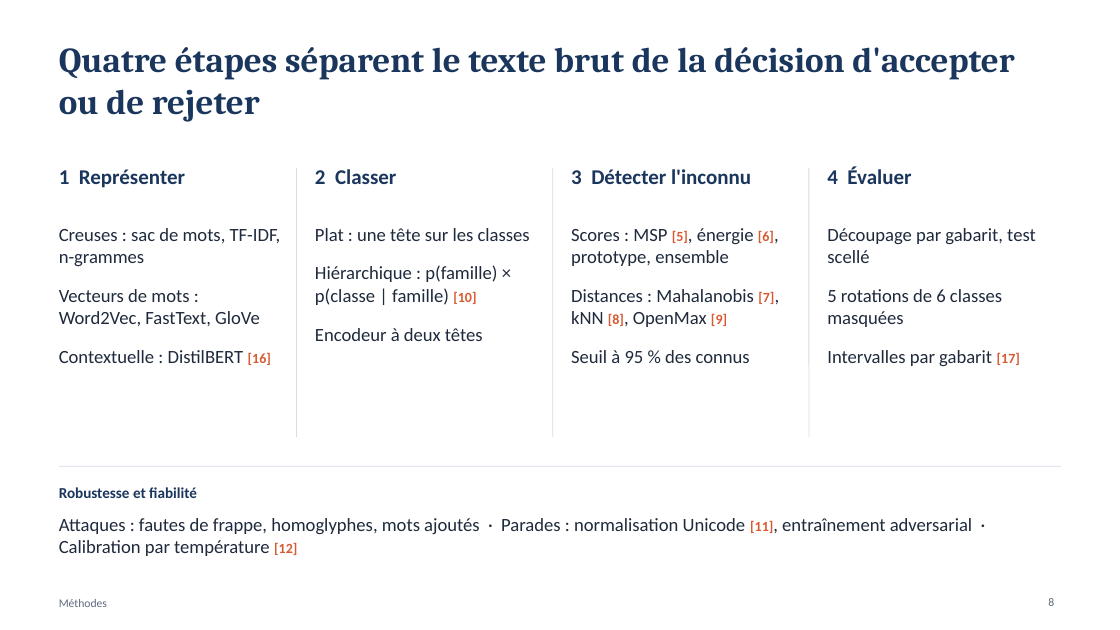
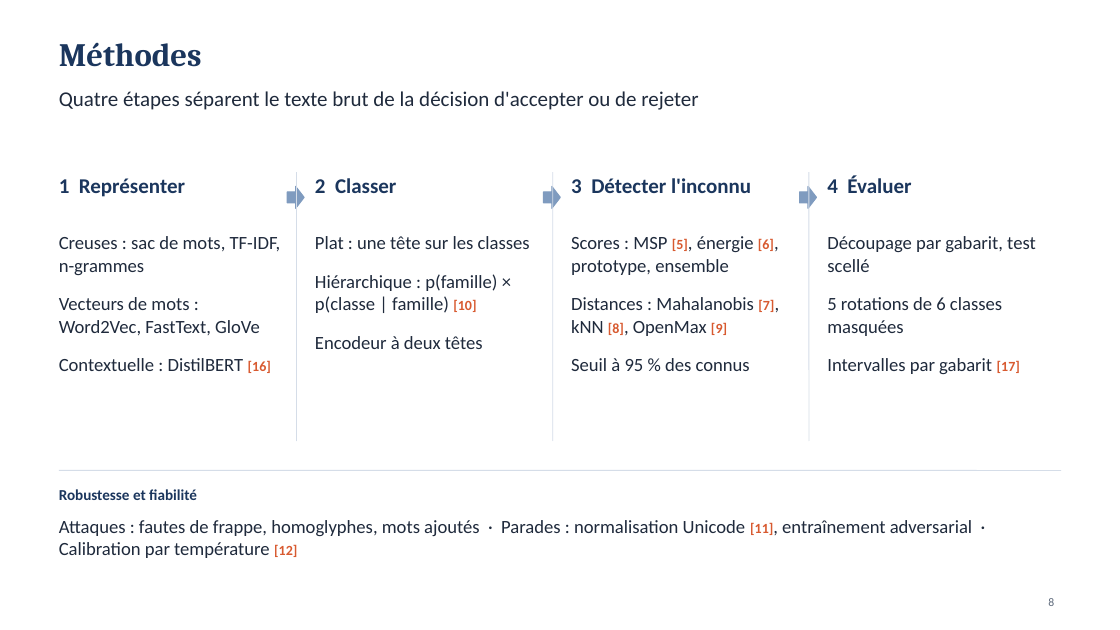
Before and after one commit to MADENIYOU/siem-open-world-log-classification, a slide deck: slide 8 of presentation/Soutenance_SIEM_monde_ouvert.pptx. Drawn at 1120x630 pixels with LibreOffice and Linux fonts; fonts in the diff are those of the drawing. Boxes give left, top, right and bottom in pixels: in the first picture for what was removed or moved away, otherwise in the second. Text is boxed around its words. In the diff, an @@ line names an element or a change of style, - is before the commit and + after.

```diff
--- a/presentation/Soutenance_SIEM_monde_ouvert.pptx
+++ b/presentation/Soutenance_SIEM_monde_ouvert.pptx
@@ title "Méthodes": place and size @@
-title "Méthodes" at bbox=[59, 599, 107, 607]
+title "Méthodes" at bbox=[59, 42, 202, 67]
@@ title "Méthodes" at bbox=[59, 42, 202, 67]: size 10 to 28 pt, font Calibri to Cambria, text colour #5F6B7C to #1B365D, bold on; vertical alignment middle to top @@
@@ text "Quatre étapes séparent le texte ...": place and size @@
-text "Quatre étapes séparent le texte ..." at bbox=[59, 47, 1014, 122]
+text "Quatre étapes séparent le texte ..." at bbox=[59, 91, 698, 110]
@@ text "Quatre étapes séparent le texte ..." at bbox=[59, 91, 698, 110]: size 30 to 18 pt, font Cambria to Calibri, text colour #1B365D to #1F2A3C, bold off @@
@@ more space between paragraphs in 4 elements at bbox=[59, 178, 185, 197], bbox=[315, 178, 396, 193], bbox=[571, 178, 751, 193], bbox=[827, 175, 911, 193] @@
@@ right arrow added at bbox=[287, 187, 304, 208], fill #7F9BBF, outline #7F9BBF 1 pt @@
@@ right arrow added at bbox=[544, 187, 560, 208], fill #7F9BBF, outline #7F9BBF 1 pt @@
@@ right arrow added at bbox=[800, 187, 817, 208], fill #7F9BBF, outline #7F9BBF 1 pt @@
@@ 8 texts: place and size @@
-8 texts at bbox=[59, 167, 1036, 366]
+8 texts at bbox=[59, 175, 1036, 374]
@@ 4 lines: place and size @@
-4 lines at bbox=[59, 168, 1061, 466]
+4 lines at bbox=[59, 172, 1061, 471]
```
Also in this commit, not shown: 15 other slides changed, 3 other files.
